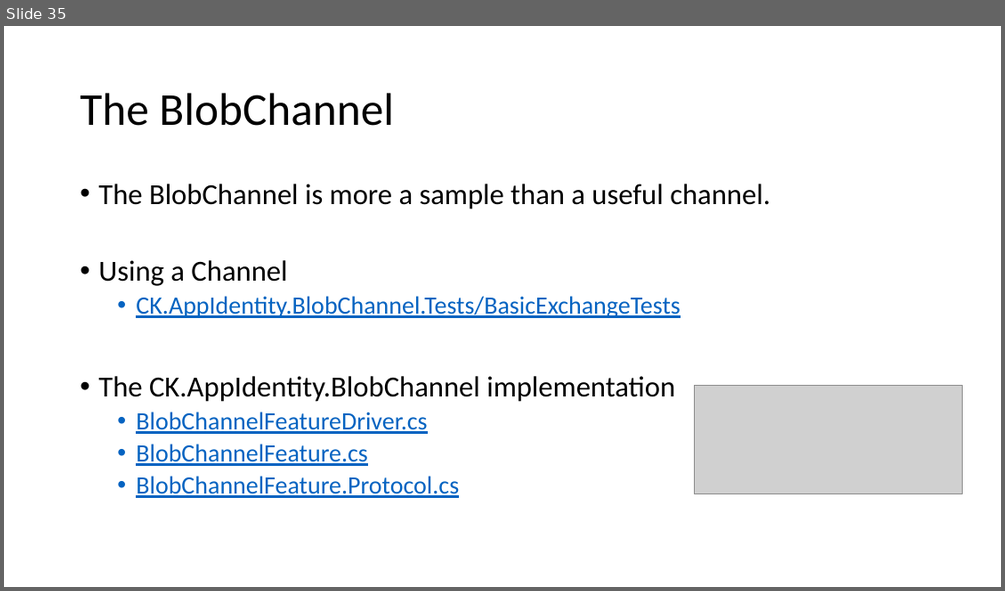
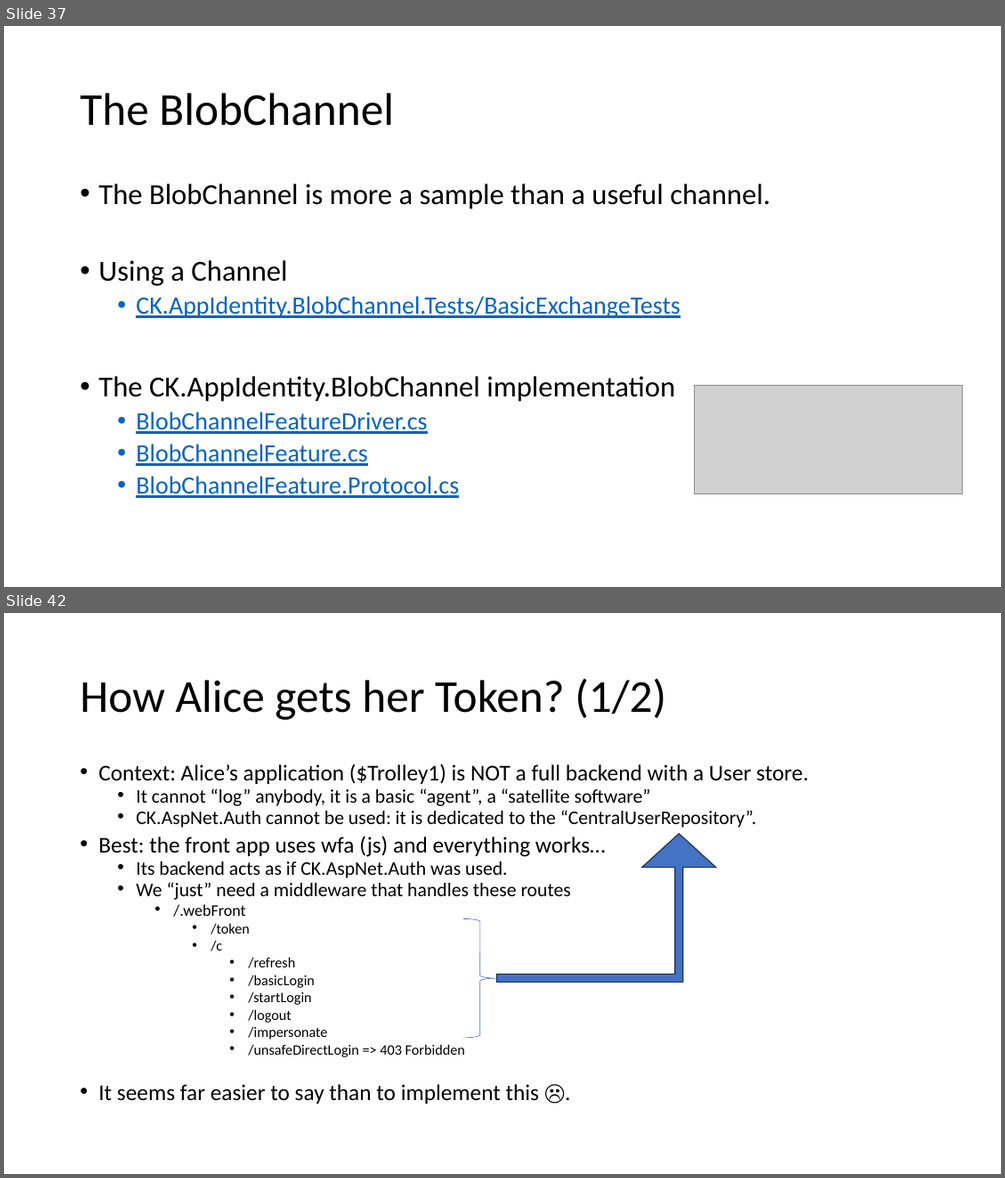
Before and after one commit to signature-opensource/CK-AppIdentity-Transport, a slide deck: Doc/CK-AppIdentity.pptx. Shown one above the other, each under a label of ours: slide 35 before the commit, slides 37 and 42 after it; the slides between them are not shown. The pictures are 1005x591 and 1005x1178 pixels, drawn with LibreOffice and Linux fonts; fonts in the diff are those of the drawing; grey boxes stand for pictures. Boxes give left, top, right and bottom in pixels: in the first picture for what was removed or moved away, otherwise in the second. Text is boxed around its words. In the diff, an @@ line names an element or a change of style, - is before the commit and + after.

```diff
--- a/Doc/CK-AppIdentity.pptx
+++ b/Doc/CK-AppIdentity.pptx
@@ slide 42 added at box(4, 613, 1001, 1174), background #FFFFFF @@
@@ title added at box(80, 678, 666, 720), 44 pt, text #000000 @@
+How Alice gets her Token? (1/2)
@@ text added at box(98, 763, 809, 1103), 18.6 pt, text #000000 @@
+• Context: Alice’s application ($Trolley1) is NOT a full backend with a User store.
+  • It cannot “log” anybody, it is a basic “agent”, a “satellite software”
+  • CK.AspNet.Auth cannot be used: it is dedicated to the “CentralUserRepository”.
+• Best: the front app uses wfa (js) and everything works…
+  • Its backend acts as if CK.AspNet.Auth was used.
+  • We “just” need a middleware that handles these routes
+    • /.webFront
+      • /token
+      • /c
+        • /refresh
+        • /basicLogin
+        • /startLogin
+        • /logout
+        • /impersonate
+        • /unsafeDirectLogin => 403 Forbidden
+• It seems far easier to say than to implement this ☹.
@@ bent up arrow added at box(497, 834, 716, 981), fill #4472C4, outline #1E3256 1 pt @@
@@ right brace added at box(463, 919, 496, 1038), outline #4472C4 0.5 pt @@
@@ what was slide 35 is now slide 37 @@
```
Also in this commit, not shown: 8 slides changed, 8 other slides added, 1 slide removed, 33 other files.
